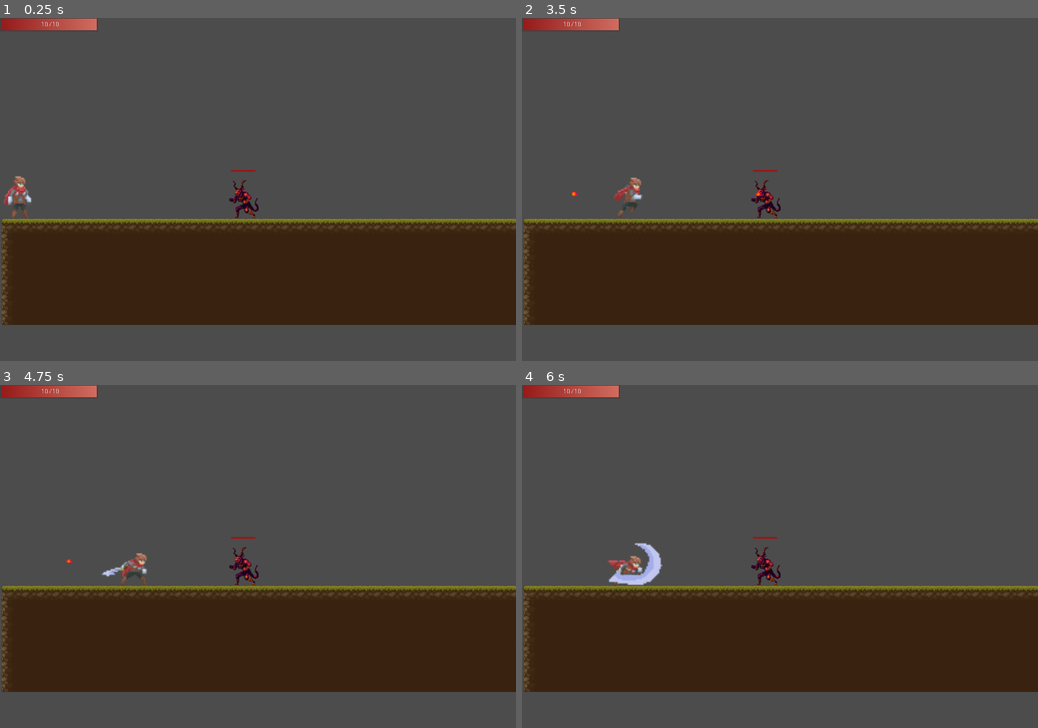
Above: before the commit, frames 1-4 (two rows, left to right).
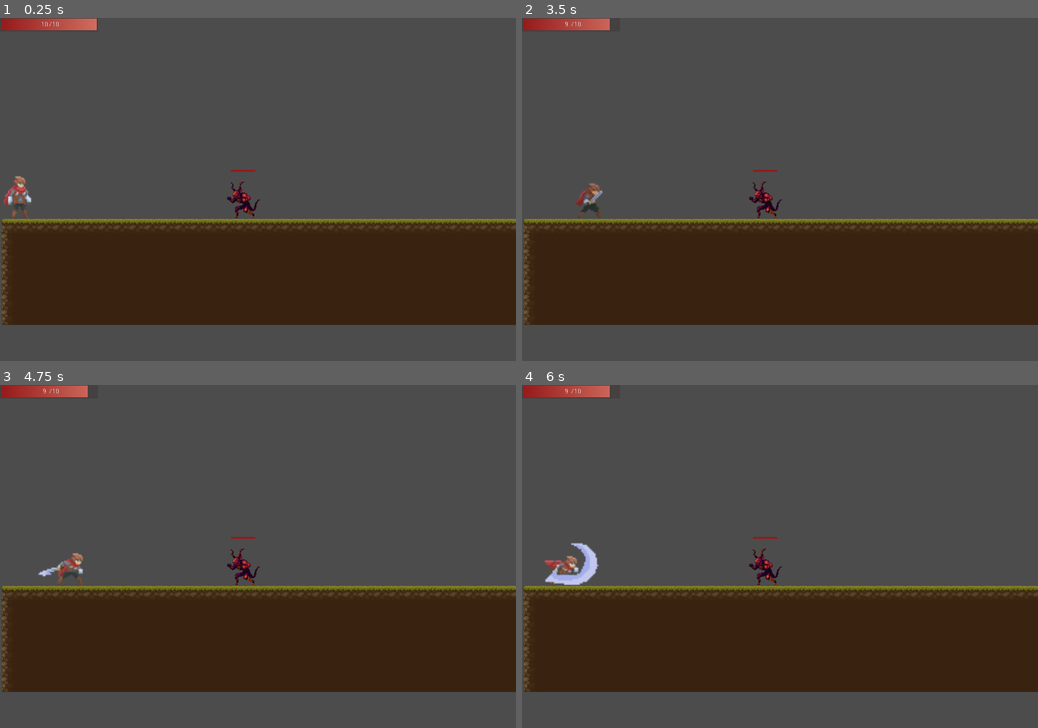
Above: after the commit, the same moments.

Repository: ArtyomKr/2d-scroller-demo
Game: Godot game, scene res://scenes/Main.tscn
The game is run twice, just before and just after one commit, with the same random seed, the same clock (stepped at 60 frames per second) and the same inputs.
Inputs (mouse positions are in pixels of both pictures, inside the frame that each line leads up to):
- Up to frame 1 (0.25 s): no input
- Up to frame 2 (3.5 s): move the mouse to (893, 172) at 0.52 s; hold Right (ui_right) 0.53-2.03 s; click (893, 172) at 0.6 s; tap Space (jump) at 0.77, 1.52, 3.02 s; move the mouse to (676, 206) at 1.27 s; click (676, 206) at 1.35 s; move the mouse to (831, 114) at 2.02 s; hold Left (ui_left) 2.03-2.78 s; click (831, 114) at 2.1 s; move the mouse to (754, 258) at 2.77 s; hold Right (ui_right) from 2.78 s (still down); click (754, 258) at 2.85 s
- Up to frame 3 (4.75 s): move the mouse to (412, 607) at 3.52 s; click (412, 607) at 3.6 s; tap Space (jump) at 3.77, 4.52 s; move the mouse to (103, 505) at 4.27 s; release Right (ui_right) at 4.28 s; hold Left (ui_left) from 4.28 s (still down); click (103, 505) at 4.35 s
- Up to frame 4 (6 s): move the mouse to (805, 556) at 5.02 s; release Left (ui_left) at 5.03 s; hold Right (ui_right) 5.03-5.78 s; click (805, 556) at 5.1 s; move the mouse to (702, 470) at 5.77 s; hold Left (ui_left) from 5.78 s (still down); click (702, 470) at 5.85 s

The runs differ from the first frame. In frame 1, 0.2% of the frame differs, in the area x 44-51%, y 47-59%; in frame 2, 0.8%; in frame 3, 0.9%; in frame 4, 1.7%, in the area x 4-51%, y 0-59%.

Commit message:
feat: rewrote fireball hit detection

Diff:
--- a/scenes/Objects/FireBall.gd
+++ b/scenes/Objects/FireBall.gd
@@ -5,6 +5,7 @@
 	$AnimatedSprite.flip_h = linear_velocity.x > 0
 
 
-func _on_FireBall_body_entered(body):
-	if body is Player:
-		body.damage()
+func _on_HitBoxArea_area_entered(area):
+	if area.get_parent().is_in_group("player"):
+		area.get_parent().damage()
+	queue_free()
--- a/scenes/Objects/FireBall.tscn
+++ b/scenes/Objects/FireBall.tscn
@@ -29,9 +29,11 @@
 [sub_resource type="CircleShape2D" id=5]
 radius = 4.0
 
+[sub_resource type="CircleShape2D" id=6]
+radius = 4.0
+
 [node name="FireBall" type="RigidBody2D"]
 collision_layer = 16
-collision_mask = 3
 gravity_scale = 0.0
 continuous_cd = 2
 contacts_reported = 1
@@ -46,4 +48,11 @@
 [node name="CollisionShape2D" type="CollisionShape2D" parent="."]
 shape = SubResource( 5 )
 
-[connection signal="body_entered" from="." to="." method="_on_FireBall_body_entered"]
+[node name="HitBoxArea" type="Area2D" parent="."]
+collision_layer = 16
+collision_mask = 2
+
+[node name="HitBox" type="CollisionShape2D" parent="HitBoxArea"]
+shape = SubResource( 6 )
+
+[connection signal="area_entered" from="HitBoxArea" to="." method="_on_HitBoxArea_area_entered"]
--- a/scenes/actors/enemies/Demon/Demon.tscn
+++ b/scenes/actors/enemies/Demon/Demon.tscn
@@ -125,6 +125,7 @@
 scale = Vector2( 1.5, 1.5 )
 frames = SubResource( 17 )
 animation = "idle"
+frame = 3
 playing = true
 
 [node name="PhysicsBox" type="CollisionShape2D" parent="."]
@@ -141,13 +142,16 @@
 margin_bottom = -43.0
 
 [node name="DetectionArea" type="Area2D" parent="."]
-collision_layer = 4
+collision_layer = 0
 collision_mask = 3
 
 [node name="CollisionShape2D" type="CollisionShape2D" parent="DetectionArea"]
 shape = SubResource( 19 )
 
-[node name="HitBox" type="CollisionShape2D" parent="."]
+[node name="HitBoxArea" type="Area2D" parent="." groups=["enemy_hitbox"]]
+collision_layer = 4
+
+[node name="HitBox" type="CollisionShape2D" parent="HitBoxArea"]
 position = Vector2( -1, 17 )
 scale = Vector2( 1.5, 1.5 )
 shape = SubResource( 18 )
--- a/scenes/actors/player/Player.gd
+++ b/scenes/actors/player/Player.gd
@@ -132,6 +132,6 @@
 	_state = STATE.IDLE
 
 
-func _on_PlayerAttackArea_body_entered(body):
-	if body.is_in_group("enemy"):
-		body.damage(3)
+func _on_PlayerAttackArea_area_entered(area):
+	if area.is_in_group("enemy_hitbox"):
+		area.get_parent().damage(3)
--- a/scenes/actors/player/Player.tscn
+++ b/scenes/actors/player/Player.tscn
@@ -856,9 +856,11 @@
 frame = 1
 
 [node name="HitBoxArea" type="Area2D" parent="."]
+collision_layer = 2
+collision_mask = 9
 
 [node name="HitBox" type="CollisionShape2D" parent="HitBoxArea"]
 position = Vector2( 1.33333, 5.66667 )
 shape = SubResource( 2 )
 
-[connection signal="body_entered" from="PlayerAttackArea" to="." method="_on_PlayerAttackArea_body_entered"]
+[connection signal="area_entered" from="PlayerAttackArea" to="." method="_on_PlayerAttackArea_area_entered"]
Not shown: 1 places in scenes/Objects/FireBall.tscn that only renumber resources
